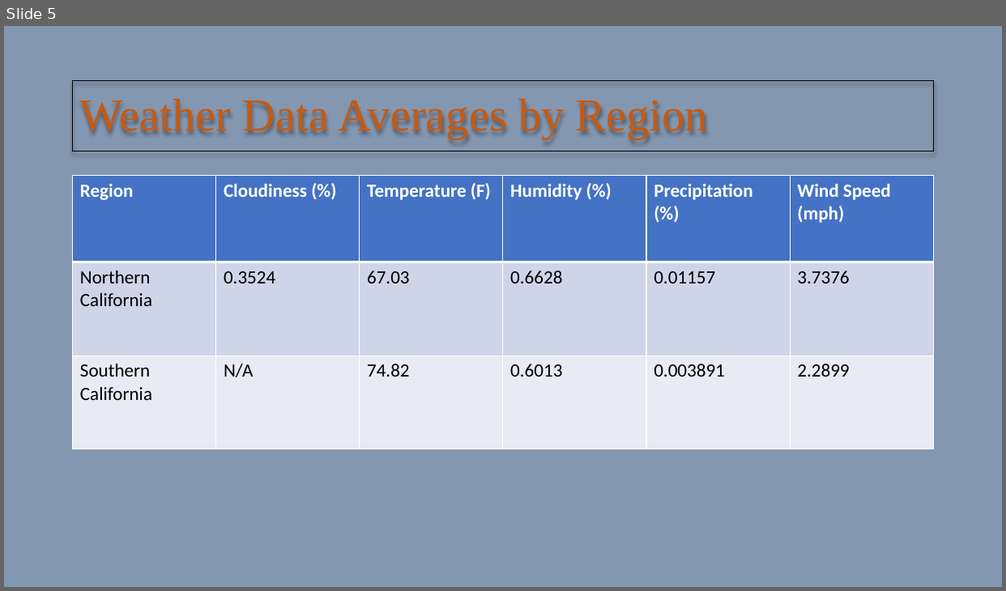
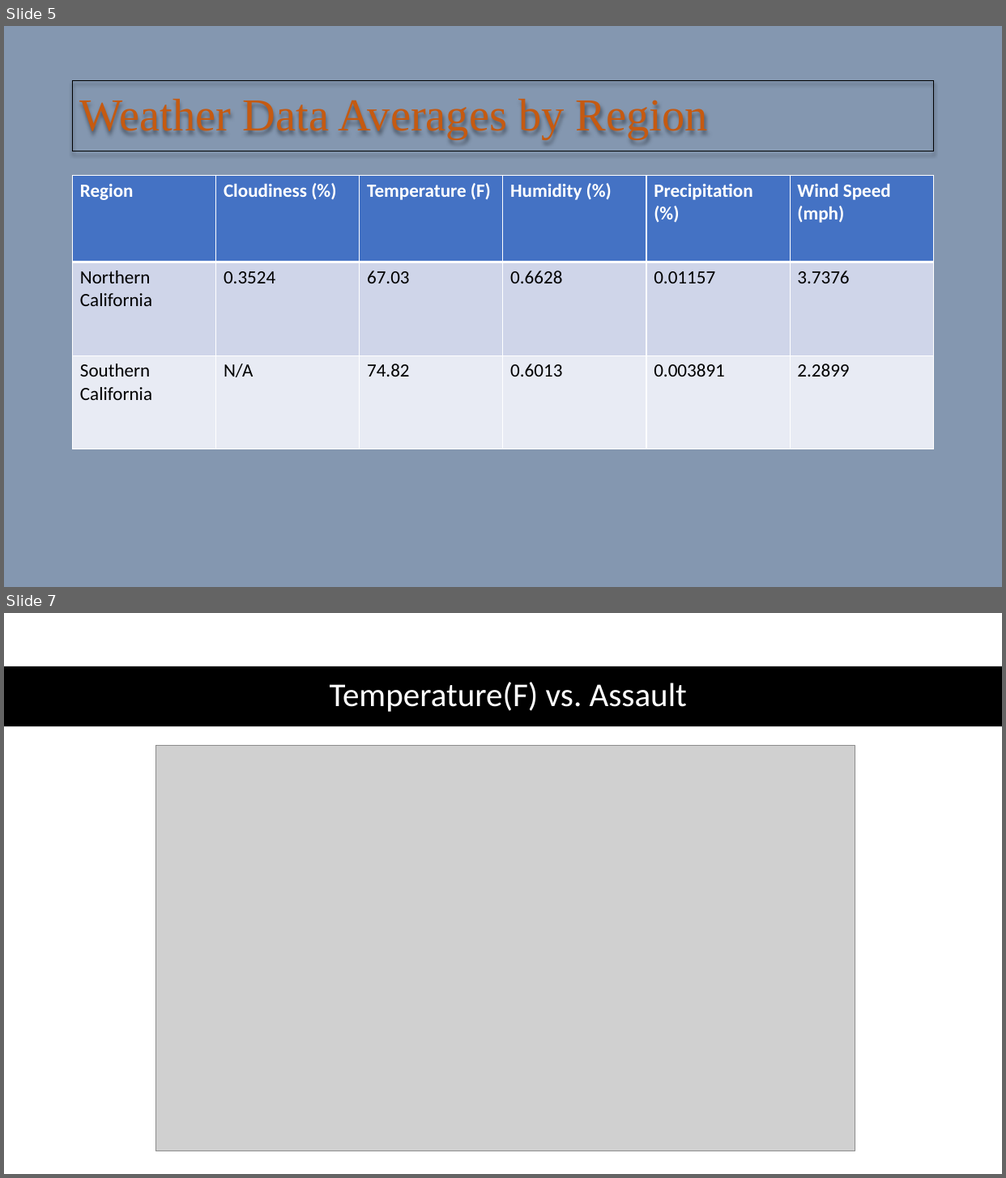
Before and after one commit to axyperrary/Project-1, a slide deck: Presentation1.pptx. Shown one above the other, each under a label of ours: slide 5 before the commit, slides 5 and 7 after it; the slides between them are not shown. The pictures are 1006x591 and 1006x1178 pixels, drawn with LibreOffice and Linux fonts; fonts in the diff are those of the drawing; grey boxes stand for pictures. Boxes give left, top, right and bottom in pixels: in the first picture for what was removed or moved away, otherwise in the second. Text is boxed around its words. In the diff, an @@ line names an element or a change of style, - is before the commit and + after.

```diff
--- a/Presentation1.pptx
+++ b/Presentation1.pptx
@@ slide 7 added at <box>4,613,1002,1174</box>, background #FFFFFF @@
@@ rectangle added at <box>4,666,1002,726</box>, fill #000000 @@
@@ title added at <box>330,682,687,712</box>, 32 pt, text #FFFFFF @@
+Temperature(F) vs. Assault
@@ picture added at <box>155,745,854,1152</box> @@
```
Also in this commit, not shown: 1 slide changed, 7 other slides added.
